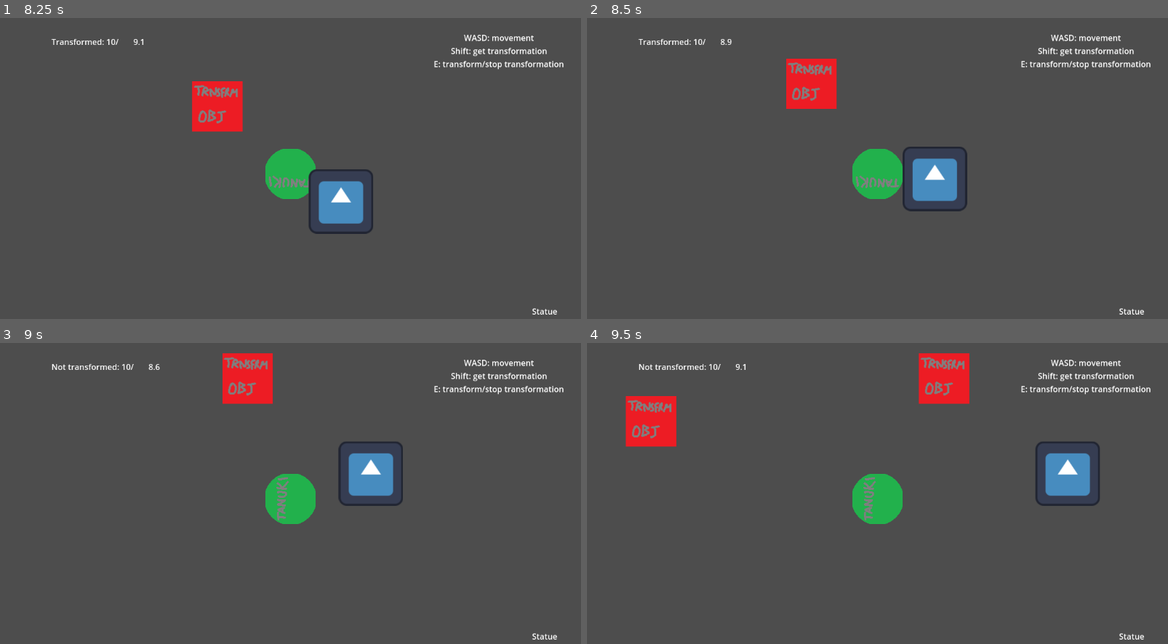
Above: before the commit, frames 1-4 (two rows, left to right).
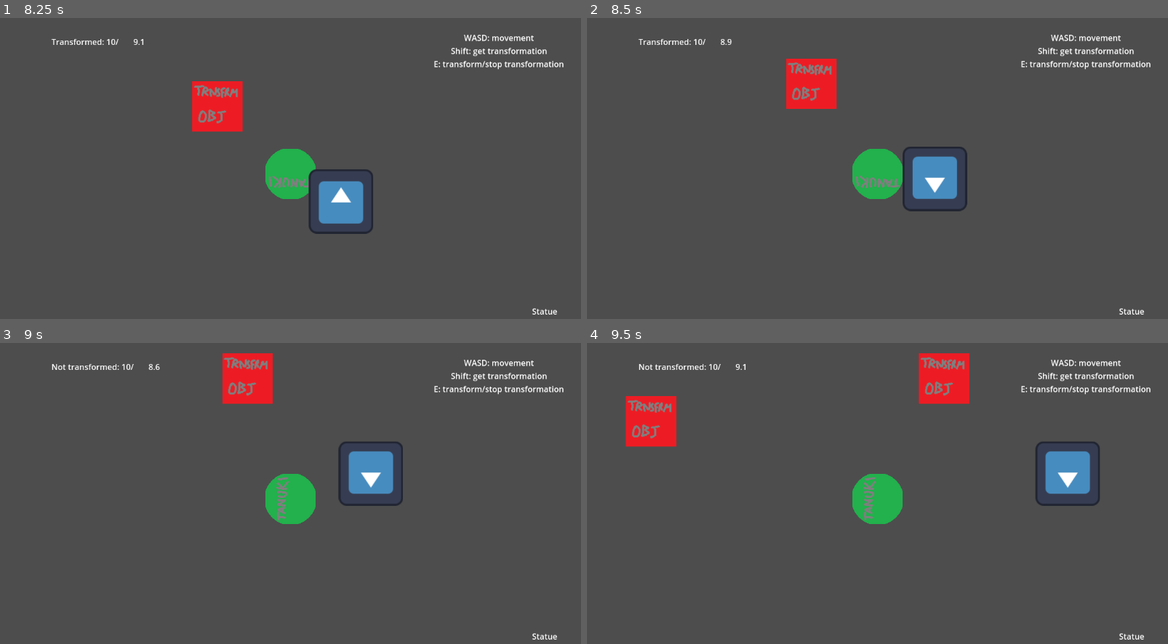
Above: after the commit, the same moments.

Repository: FinalExa/Tanuki
Game: Godot game, scene res://_Scenes/player_transform_test.tscn
Same seed, same stepped clock (60 frames per second), same inputs: the game is played once before the commit and once after it. The engine's default icon, where the game draws it, is replaced by a stand-in: a white triangle on a blue panel in a dark square.
Inputs:
- Up to frame 1 (8.25 s): hold D (right) 0.53-1.28 s; tap Shift (interact) every 1.5 s from 0.6 to 8.1 s; hold S (down) 1.28-2.03 s; tap E (transformation) every 1.5 s from 1.35 to 7.35 s; hold D (right) 2.03-2.78 s; hold W (up) 2.78-3.53 s; hold A (left) 3.53-5.03 s; hold S (down) 5.03-5.78 s; hold D (right) 5.78-6.53 s; hold W (up) 6.53-7.28 s; tap Enter at 7.25 s; hold D (right) 7.28-8.03 s; hold S (down) from 8.03 s (still down)
- Up to frame 2 (8.5 s): keep holding S (down)
- Up to frame 3 (9 s): release S (down) at 8.78 s; hold A (left) from 8.78 s (still down); tap E (transformation) at 8.85 s
- Up to frame 4 (9.5 s): keep holding A (left)

Frame 1 is identical in both runs. In frame 2, 0.3% of the frame differs, in the area x 56-64%, y 45-61%; in frame 3, 0.3%; in frame 4, 0.3%.
Error before the commit: Invalid call. Nonexistent function 'rotateTo' in base 'Nil'. (res://Enemies/Scripts/GuardPatrol.gd:58)

Commit message:
new path push

Diff:
--- a/Enemies/guard.tscn
+++ b/Enemies/guard.tscn
@@ -1,10 +1,10 @@
-[gd_scene load_steps=7 format=3 uid="uid://dklyu63ryx73f"]
+[gd_scene load_steps=7 format=3 uid="uid://c052qian20ho8"]
 
 [ext_resource type="Script" path="res://Enemies/Scripts/GuardController.gd" id="1_loc1f"]
 [ext_resource type="Script" path="res://Enemies/Scripts/GuardMovement.gd" id="1_lv0fd"]
 [ext_resource type="Texture2D" uid="uid://dn7bqp3hsgrfj" path="res://icon.svg" id="2_7u3uy"]
 [ext_resource type="Script" path="res://Enemies/Scripts/GuardPatrol.gd" id="4_amsnv"]
-[ext_resource type="Script" path="res://Enemies/GuardRotator.gd" id="4_x70p6"]
+[ext_resource type="Script" path="res://Enemies/Scripts/GuardRotator.gd" id="4_lrldw"]
 
 [sub_resource type="CircleShape2D" id="CircleShape2D_2aaw5"]
 radius = 64.0
@@ -34,7 +34,7 @@
 isInPatrol = true
 
 [node name="Rotator" type="Node2D" parent="."]
-script = ExtResource("4_x70p6")
+script = ExtResource("4_lrldw")
 downRad = 180
 leftRad = 270
 rightRad = 90
Not shown: 1 places in _Scenes/player_transform_test.tscn that only renumber resources
